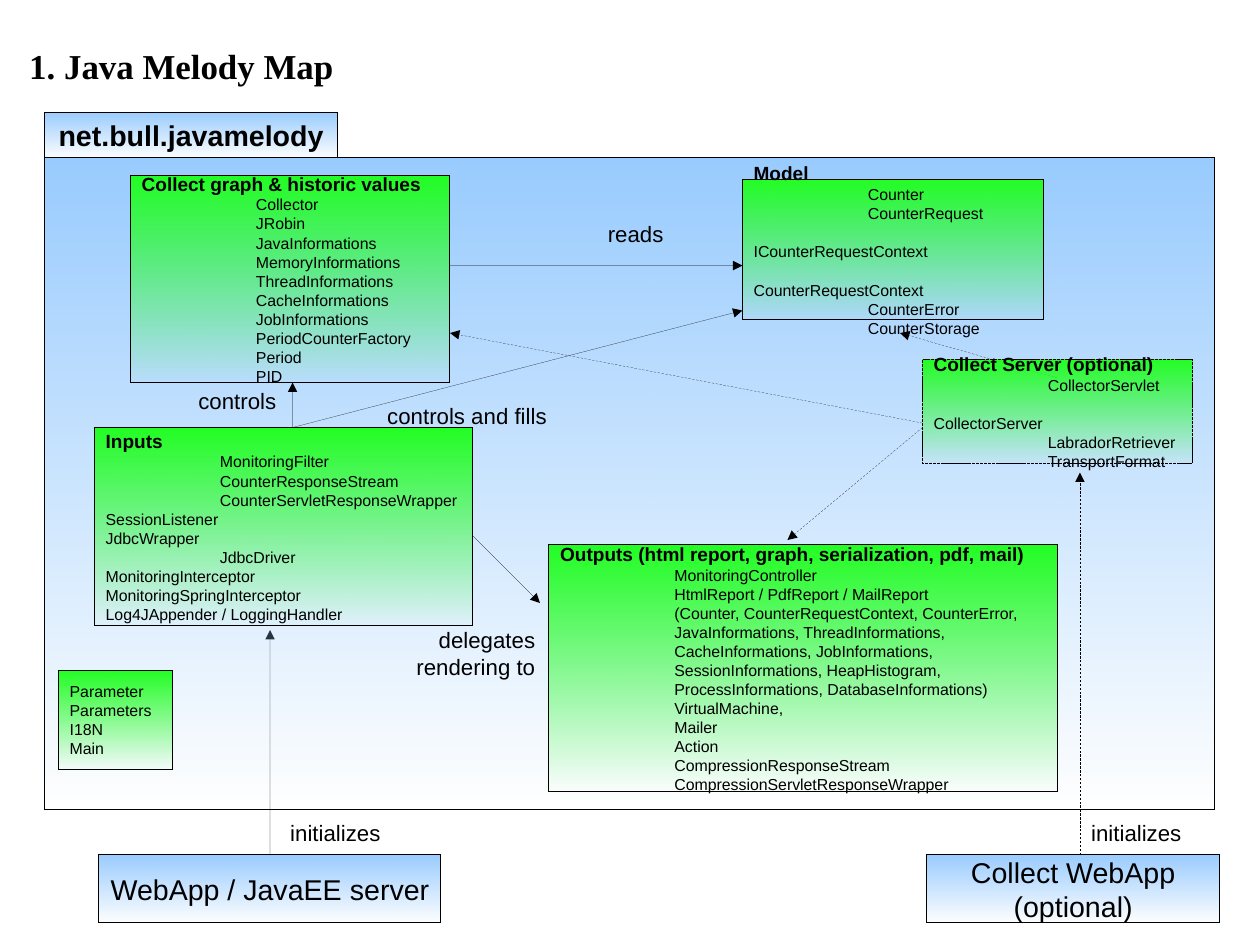
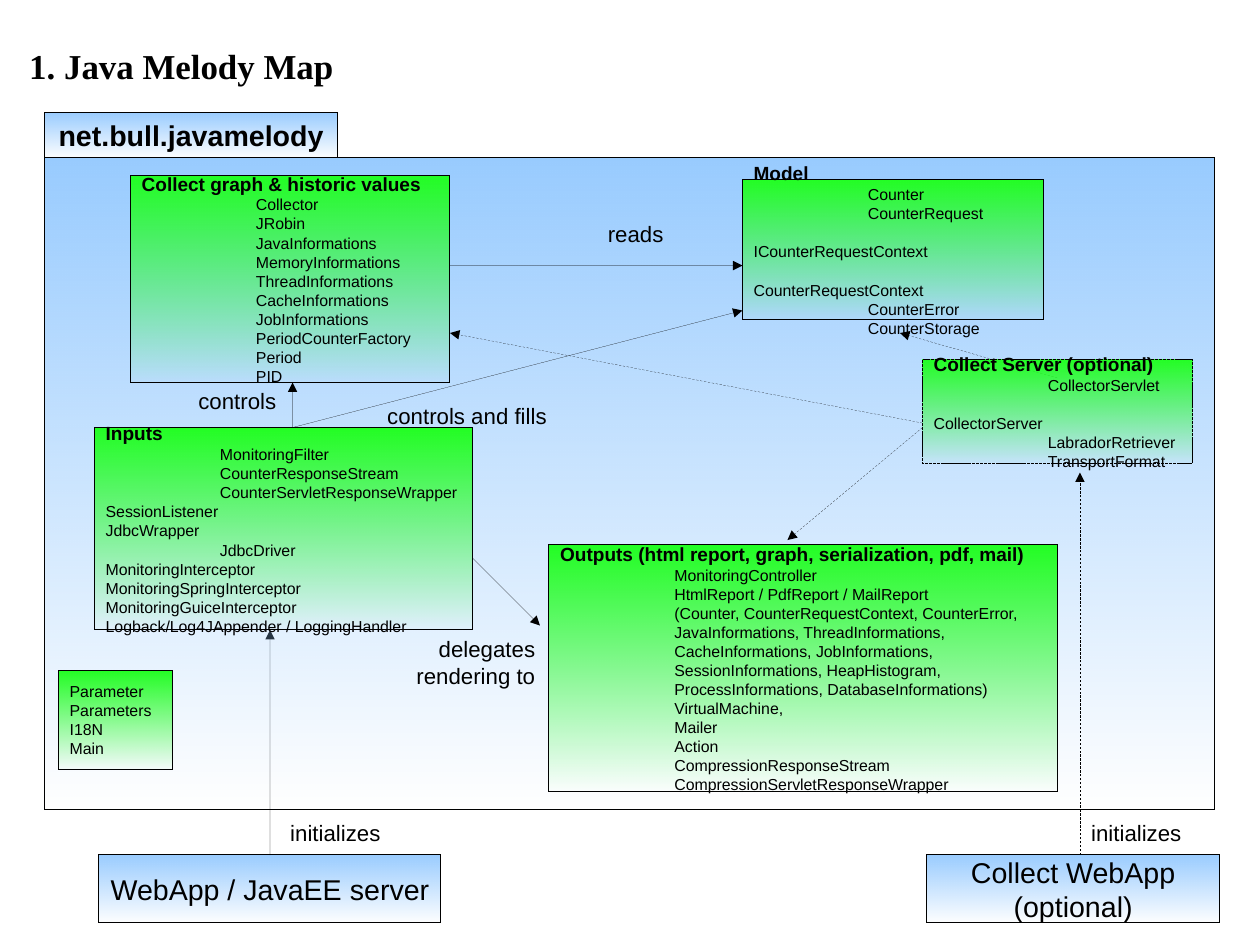
Before and after one commit to saschagrebe/javamelody, a slide deck: slide 1 of javamelody-core/src/site/resources/Map.odp. Drawn at 1260x945 pixels with LibreOffice and Linux fonts; fonts in the diff are those of the drawing. Boxes give left, top, right and bottom in pixels: in the first picture for what was removed or moved away, otherwise in the second. Text is boxed around its words. In the diff, an @@ line names an element or a change of style, - is before the commit and + after.

Commit message:
ajout doc pour guice

```diff
--- a/javamelody-core/src/site/resources/Map.odp
+++ b/javamelody-core/src/site/resources/Map.odp
@@ rectangle "Inputs": place and size @@
-rectangle "Inputs" at <box>95,428,473,625</box>
+rectangle "Inputs" at <box>95,428,473,630</box>
@@ arrow moved from (472, 536) - (540, 604) to (472, 558) - (540, 625) @@
@@ text in rectangle at <box>106,601,407,636</box>: text changed @@
-Log4JAppender / LoggingHandler
+MonitoringGuiceInterceptor
+Logback/Log4JAppender / LoggingHandler
@@ text "delegates": place and size @@
-text "delegates" at <box>416,632,536,680</box>
+text "delegates" at <box>416,641,536,689</box>
```
Also in this commit, not shown: 2 other slides changed, 3 other files.
